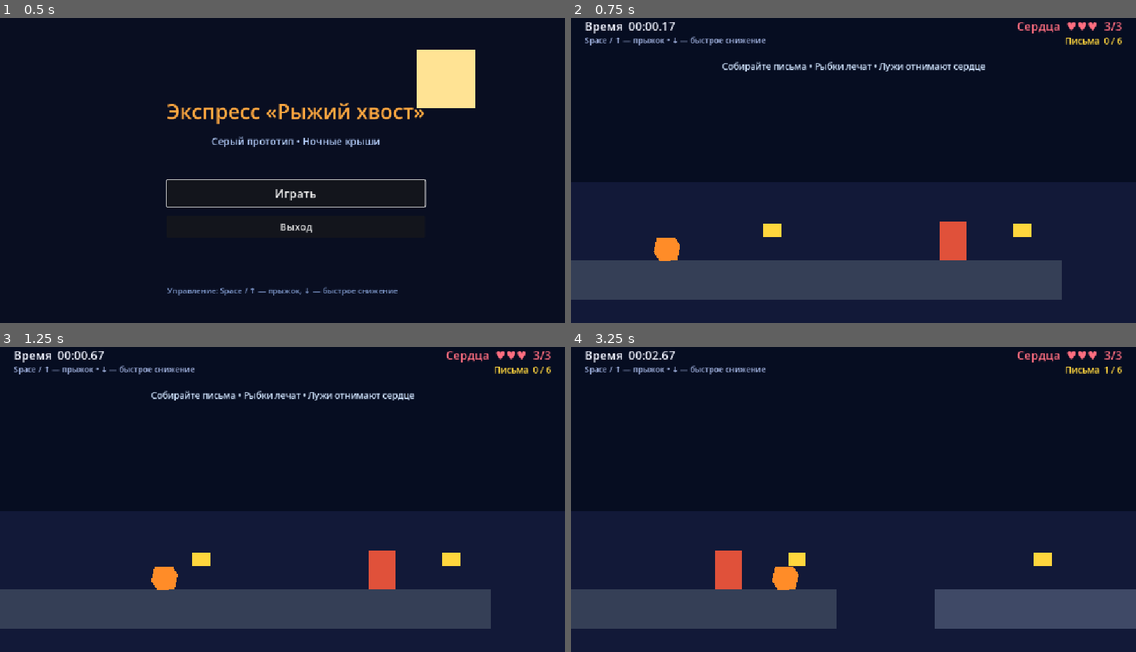
Above: before the commit, frames 1-4 (two rows, left to right).
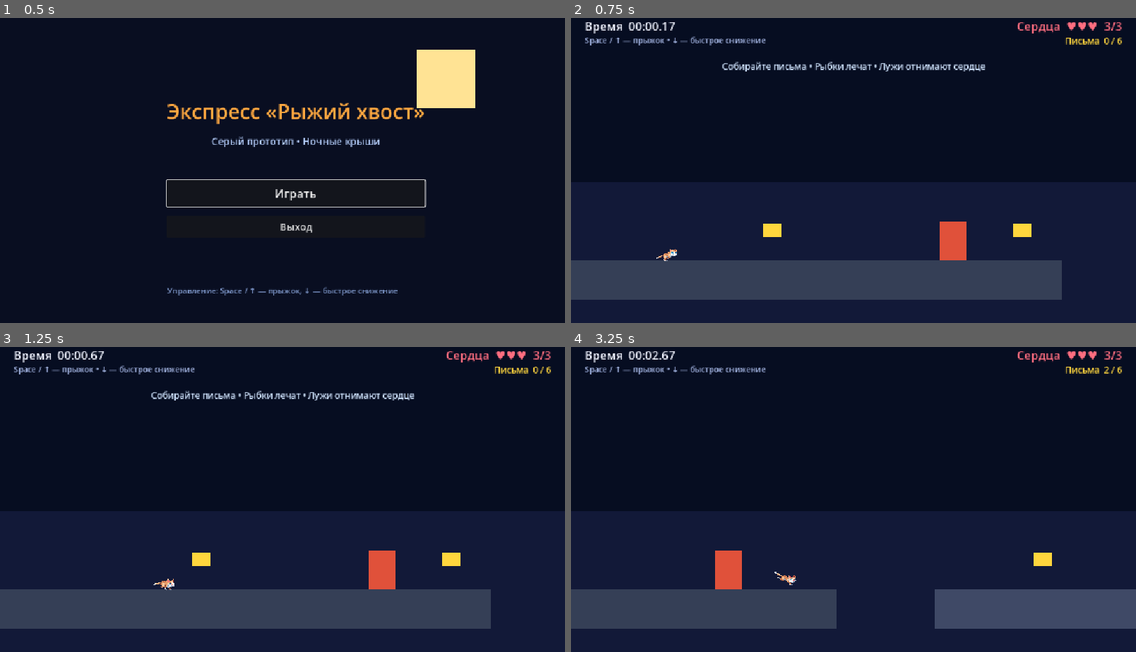
Above: after the commit, the same moments.

Repository: slug85/cat-game
Game: Godot game, scene res://scenes/main_menu.tscn
Same seed, same stepped clock (60 frames per second), same inputs: the game is played once before the commit and once after it.
Inputs:
- Up to frame 1 (0.5 s): no input
- Up to frame 2 (0.75 s): click "Играть" at 0.5 s
- Up to frame 3 (1.25 s): no input
- Up to frame 4 (3.25 s): tap Enter (ui_accept) at 1.25, 1.52, 2.27 s; hold Up (ui_up) 1.28-2.78 s; hold Down (ui_down) from 2.78 s (still down)

Frame 1 is identical in both runs. In frame 2, 0.3% of the frame differs, in the area x 14-20%, y 72-80%; in frame 3, 0.3%; in frame 4, 0.5%, in the area x 35-96%, y 6-80%.

Commit message:
Add animated cat character

Diff:
--- a/scenes/level_01.tscn
+++ b/scenes/level_01.tscn
@@ -3,6 +3,7 @@
 [ext_resource type="Script" uid="uid://d2nb1d1rldevr" path="res://scripts/level_01.gd" id="1_level"]
 [ext_resource type="Script" uid="uid://7abpcspedoij" path="res://scripts/player.gd" id="2_player"]
 [ext_resource type="Script" uid="uid://h4dgac7bgn1p" path="res://scripts/collectible.gd" id="3_collectible"]
+[ext_resource type="Script" path="res://scripts/player_animation.gd" id="4_player_animation"]
 
 [sub_resource type="RectangleShape2D" id="RoofShapeLong"]
 size = Vector2(1000, 80)
@@ -13,8 +14,8 @@
 [sub_resource type="RectangleShape2D" id="RoofShapeEnd"]
 size = Vector2(920, 80)
 
-[sub_resource type="CircleShape2D" id="PlayerShape"]
-radius = 22.0
+[sub_resource type="RectangleShape2D" id="PlayerShape"]
+size = Vector2(40, 44)
 
 [sub_resource type="RectangleShape2D" id="ObstacleShape"]
 size = Vector2(54, 80)
@@ -22,8 +23,11 @@
 [sub_resource type="RectangleShape2D" id="PuddleShape"]
 size = Vector2(112, 24)
 
-[sub_resource type="CircleShape2D" id="CollectibleShape"]
-radius = 18.0
+[sub_resource type="RectangleShape2D" id="CollectibleShape"]
+size = Vector2(36, 26)
+
+[sub_resource type="RectangleShape2D" id="FishShape"]
+size = Vector2(44, 26)
 
 [sub_resource type="RectangleShape2D" id="FinishShape"]
 size = Vector2(36, 260)
@@ -79,9 +83,11 @@
 position = Vector2(150, 480)
 script = ExtResource("2_player")
 
-[node name="Visual" type="Polygon2D" parent="Player" unique_id=2094352798]
-color = Color(1, 0.55, 0.16, 1)
-polygon = PackedVector2Array(-22, -24, 16, -24, 26, -8, 20, 22, -16, 24, -28, 5)
+[node name="CatSprite" type="Sprite2D" parent="Player"]
+texture_filter = 1
+position = Vector2(0, 7)
+flip_h = true
+script = ExtResource("4_player_animation")
 
 [node name="CollisionShape2D" type="CollisionShape2D" parent="Player" unique_id=1140248656]
 shape = SubResource("PlayerShape")
@@ -211,7 +217,7 @@
 polygon = PackedVector2Array(-22, 0, -8, -13, 12, -10, 22, 0, 12, 10, -8, 13)
 
 [node name="CollisionShape2D" type="CollisionShape2D" parent="Fish01" unique_id=367016545]
-shape = SubResource("CollectibleShape")
+shape = SubResource("FishShape")
 
 [node name="Fish02" type="Area2D" parent="." unique_id=1405311842]
 position = Vector2(2800, 458)
@@ -223,7 +229,7 @@
 polygon = PackedVector2Array(-22, 0, -8, -13, 12, -10, 22, 0, 12, 10, -8, 13)
 
 [node name="CollisionShape2D" type="CollisionShape2D" parent="Fish02" unique_id=812750762]
-shape = SubResource("CollectibleShape")
+shape = SubResource("FishShape")
 
 [node name="FinishZone" type="Area2D" parent="." unique_id=840745779]
 position = Vector2(3000, 410)
--- a/scripts/player.gd
+++ b/scripts/player.gd
@@ -14,7 +14,7 @@
 @export var max_health := 3
 @export var invulnerability_duration := 1.0
 
-@onready var visual: Polygon2D = $Visual
+@onready var visual: Sprite2D = $CatSprite
 
 var current_health := 3
 var invulnerability_remaining := 0.0
--- /dev/null
+++ b/scripts/player_animation.gd
@@ -0,0 +1,74 @@
+extends Sprite2D
+
+## Переключает спрайтовые листы кота в зависимости от состояния RunnerPlayer.
+## Все листы используют кадры 80x64; импортированные PNG не изменяются.
+
+const ANIMATIONS := {
+	"run": {
+		"texture": preload("res://assets/characters/cat/free_cat_2d_pixel_art/Sprites/RUN.png"),
+		"frames": 8,
+		"fps": 10.0,
+	},
+	"jump": {
+		"texture": preload("res://assets/characters/cat/free_cat_2d_pixel_art/Sprites/RUNNING JUMP.png"),
+		"frames": 3,
+		"fps": 8.0,
+	},
+	"hurt": {
+		"texture": preload("res://assets/characters/cat/free_cat_2d_pixel_art/Sprites/HURT.png"),
+		"frames": 4,
+		"fps": 10.0,
+	},
+}
+
+@onready var player: RunnerPlayer = get_parent() as RunnerPlayer
+
+var current_animation := ""
+var frame_elapsed := 0.0
+
+
+func _ready() -> void:
+	texture_filter = CanvasItem.TEXTURE_FILTER_NEAREST
+	_play_animation("run")
+
+
+func _process(delta: float) -> void:
+	var target_animation := _get_target_animation()
+	if target_animation != current_animation:
+		_play_animation(target_animation)
+	if current_animation == "jump":
+		frame = _get_jump_phase_frame()
+		return
+
+	frame_elapsed += delta
+	var animation: Dictionary = ANIMATIONS[current_animation]
+	var frame_duration := 1.0 / float(animation["fps"])
+	if frame_elapsed >= frame_duration:
+		frame_elapsed = fmod(frame_elapsed, frame_duration)
+		frame = (frame + 1) % int(animation["frames"])
+
+
+func _get_target_animation() -> String:
+	if player.invulnerability_remaining > 0.0:
+		return "hurt"
+	if not player.is_on_floor():
+		return "jump"
+	return "run"
+
+
+func _get_jump_phase_frame() -> int:
+	if player.velocity.y < -90.0:
+		return 0
+	if player.velocity.y < 90.0:
+		return 1
+	return 2
+
+
+func _play_animation(animation_name: String) -> void:
+	current_animation = animation_name
+	frame_elapsed = 0.0
+	var animation: Dictionary = ANIMATIONS[current_animation]
+	texture = animation["texture"] as Texture2D
+	hframes = int(animation["frames"])
+	vframes = 1
+	frame = 0
Not shown, added: assets/characters/cat/free_cat_2d_pixel_art/License.txt
Binary file added: assets/characters/cat/free_cat_2d_pixel_art/Sprites/ATTACK 1.png
Not shown, added: assets/characters/cat/free_cat_2d_pixel_art/Sprites/ATTACK 1.png.import
Binary file added: assets/characters/cat/free_cat_2d_pixel_art/Sprites/HURT.png
Not shown, added: assets/characters/cat/free_cat_2d_pixel_art/Sprites/HURT.png.import
Binary file added: assets/characters/cat/free_cat_2d_pixel_art/Sprites/IDLE.png
Not shown, added: assets/characters/cat/free_cat_2d_pixel_art/Sprites/IDLE.png.import
Binary file added: assets/characters/cat/free_cat_2d_pixel_art/Sprites/JUMP.png
Not shown, added: assets/characters/cat/free_cat_2d_pixel_art/Sprites/JUMP.png.import
Binary file added: assets/characters/cat/free_cat_2d_pixel_art/Sprites/RUN.png
Not shown, added: assets/characters/cat/free_cat_2d_pixel_art/Sprites/RUN.png.import
Binary file added: assets/characters/cat/free_cat_2d_pixel_art/Sprites/RUNNING JUMP.png
(and 8 more such lines)
